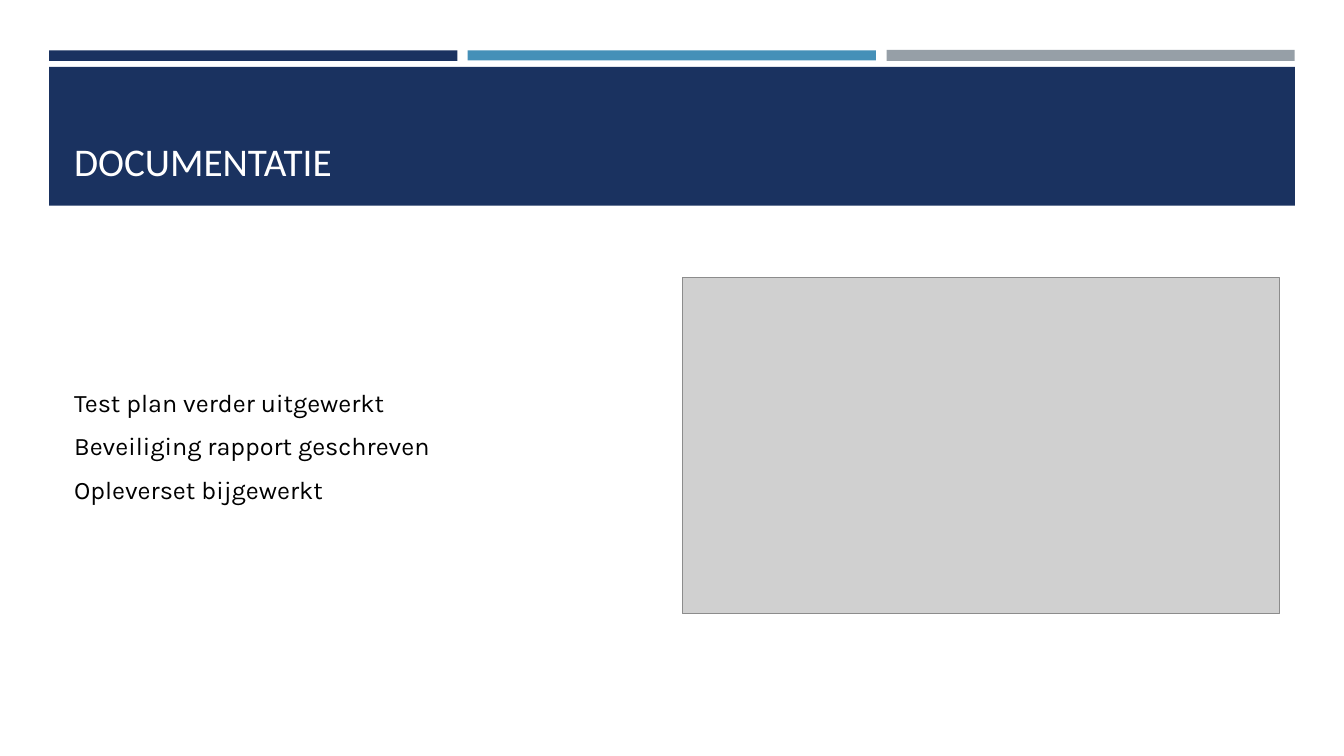
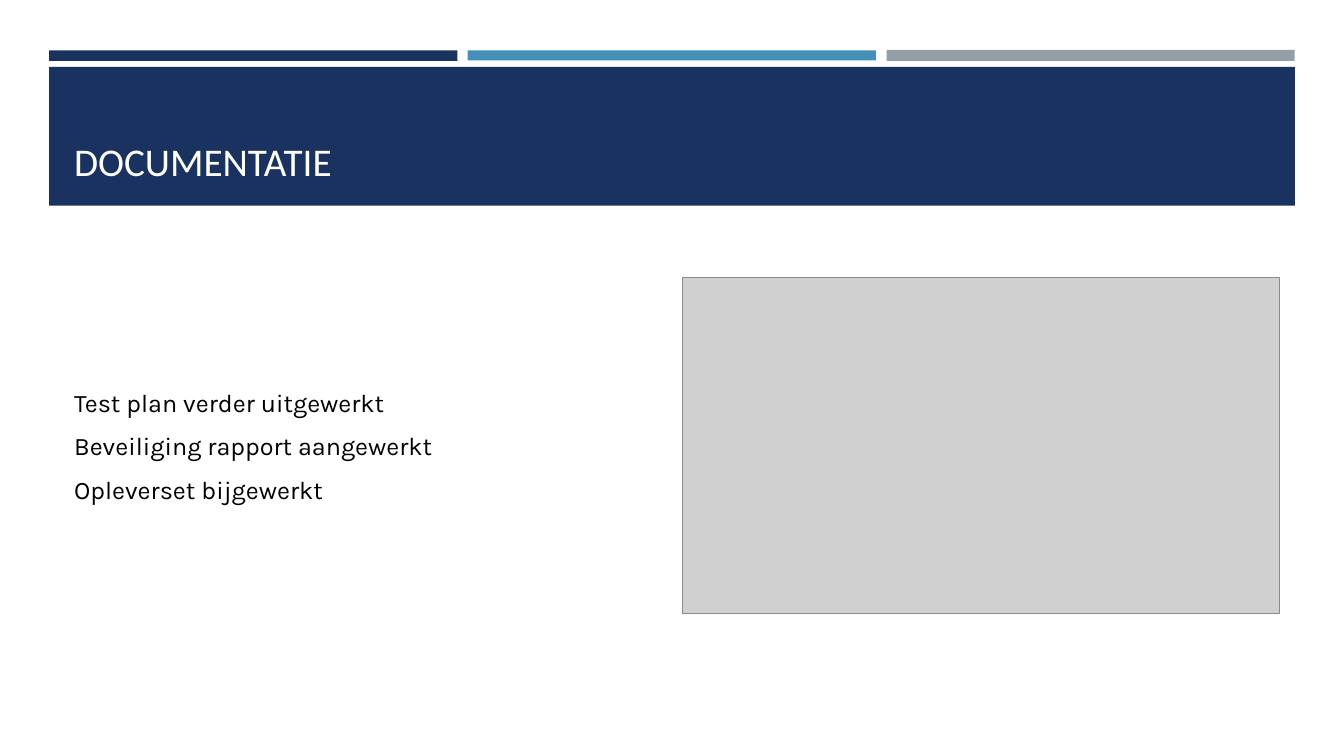
Before and after one commit to BruddaCode/Project-3-4-Bank, a slide deck: slide 4 of documentatie/po presentaties/PO meet 5.pptx. Drawn at 1344x756 pixels with LibreOffice and Linux fonts; fonts in the diff are those of the drawing; grey boxes stand for pictures. Boxes give left, top, right and bottom in pixels: in the first picture for what was removed or moved away, otherwise in the second. Text is boxed around its words. In the diff, an @@ line names an element or a change of style, - is before the commit and + after.

```diff
--- a/documentatie/po presentaties/PO meet 5.pptx
+++ b/documentatie/po presentaties/PO meet 5.pptx
@@ text at [74, 437, 432, 462]: text changed @@
-Beveiliging rapport geschreven
+Beveiliging rapport aangewerkt
```
Also in this commit, not shown: 4 other slides changed, 2 slides added.
